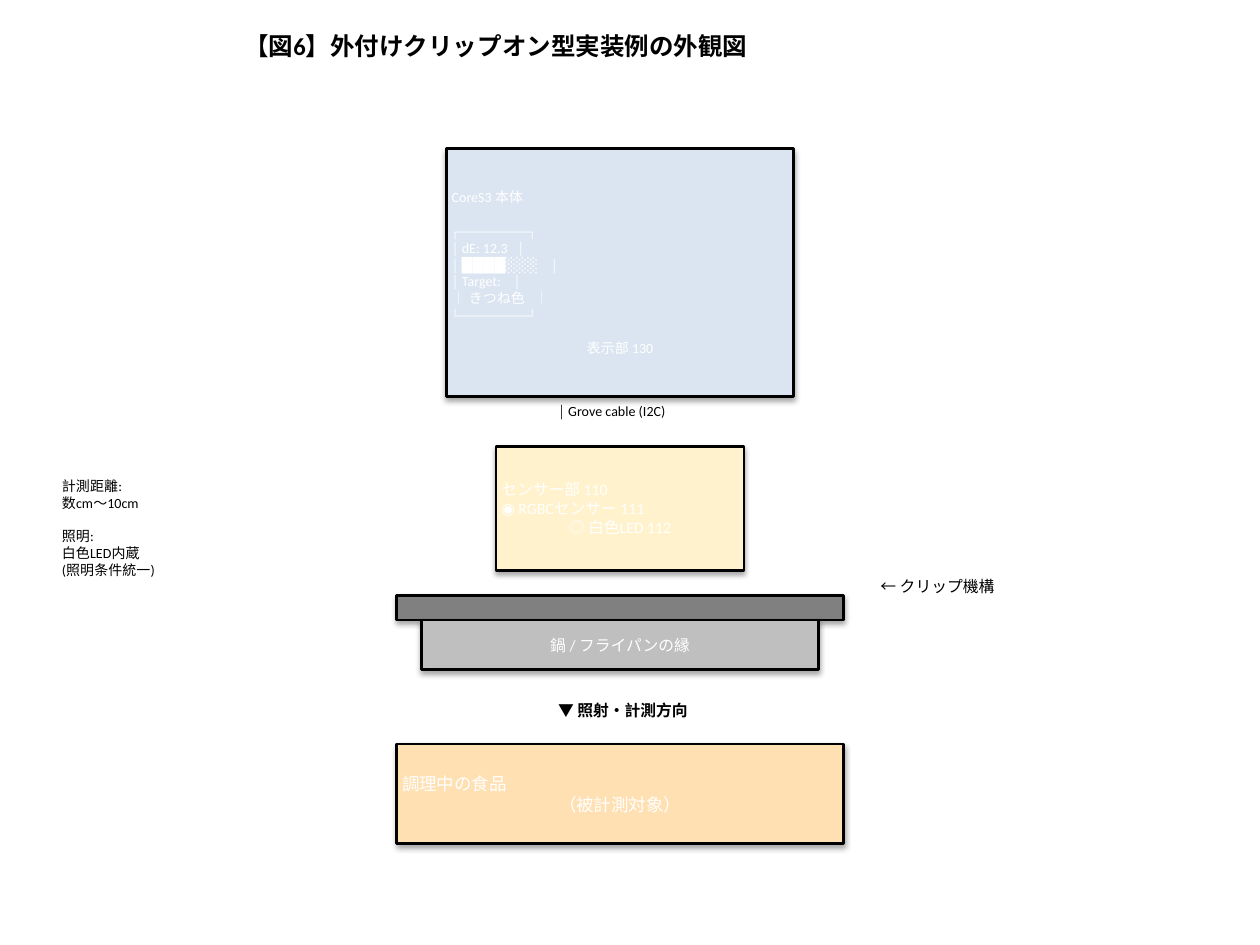
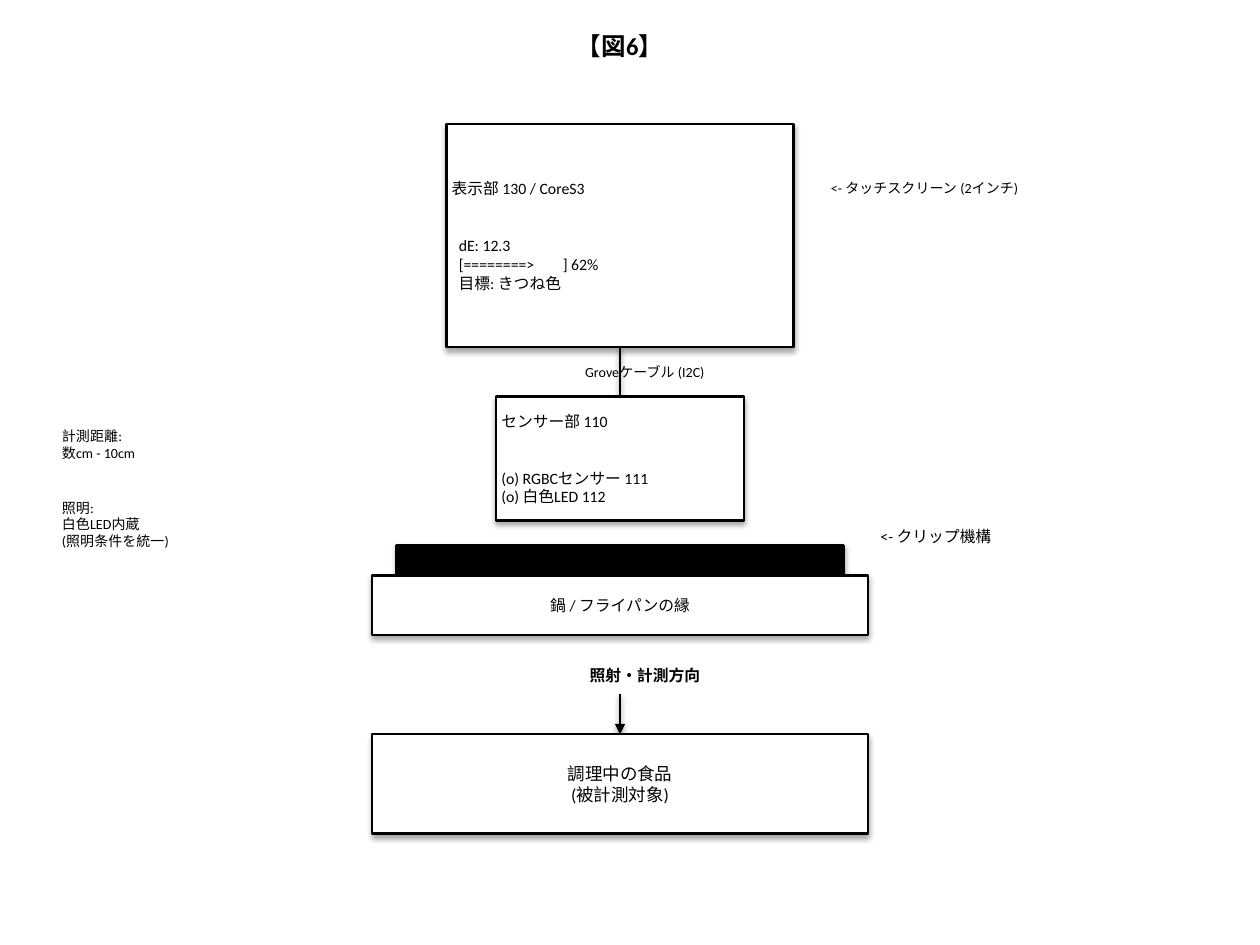
Before and after one commit to bougtoir/medical-accident-its-analysis, a slide deck: slide 6 of color_cooking_concept/filing_docs/patent_figures.pptx. Drawn at 1260x945 pixels with LibreOffice and Linux fonts; fonts in the diff are those of the drawing. Boxes give left, top, right and bottom in pixels: in the first picture for what was removed or moved away, otherwise in the second. Text is boxed around its words. In the diff, an @@ line names an element or a change of style, - is before the commit and + after.

```diff
--- a/color_cooking_concept/filing_docs/patent_figures.pptx
+++ b/color_cooking_concept/filing_docs/patent_figures.pptx
@@ text at <box>577,34,663,58</box>: text changed @@
-【図6】外付けクリップオン型実装例の外観図
+【図6】
@@ rectangle "表示部 130 / CoreS3": place and size @@
-rectangle "表示部 130 / CoreS3" at <box>446,149,794,397</box>
+rectangle "表示部 130 / CoreS3" at <box>446,123,794,346</box>
@@ rectangle "表示部 130 / CoreS3" at <box>446,123,794,346</box>: fill #DBE5F1 to #FFFFFF @@
@@ text in rectangle at <box>452,180,598,291</box>: text added @@
+表示部 130 / CoreS3
+dE: 12.3
+[========> ] 62%
+目標: きつね色
@@ text added at <box>845,181,1018,195</box>, 8 pt, text #000000 @@
+<- タッチスクリーン (2インチ)
@@ line added from (620, 348) to (620, 397), #000000 1.5 pt @@
@@ text at <box>585,365,705,381</box>: text changed @@
-│ Grove cable (I2C)
+Groveケーブル (I2C)
@@ rectangle "センサー部 110": place and size @@
-rectangle "センサー部 110" at <box>496,446,745,570</box>
+rectangle "センサー部 110" at <box>496,397,745,520</box>
@@ rectangle "センサー部 110" at <box>496,397,745,520</box>: fill #FFF2CC to #FFFFFF @@
@@ text in rectangle at <box>501,414,648,504</box>: text changed; text colour #FFFFFF to #000000 @@
-センサー部 110
-◉ RGBCセンサー 111
-◎ 白色LED 112
+センサー部 110
+(o) RGBCセンサー 111
+(o) 白色LED 112
@@ text at <box>62,429,169,548</box>: text changed @@
-計測距離:
-数cm〜10cm
-照明:
-白色LED内蔵
-(照明条件統一)
+計測距離:
+数cm - 10cm
+照明:
+白色LED内蔵
+(照明条件を統一)
@@ text at <box>897,528,992,544</box>: text changed @@
-← クリップ機構
+<- クリップ機構
@@ rectangle: place and size @@
-rectangle at <box>397,595,843,620</box>
+rectangle at <box>397,546,843,576</box>
@@ rectangle at <box>397,546,843,576</box>: fill #808080 to #000000 @@
@@ rectangle "鍋 / フライパンの縁": place and size @@
-rectangle "鍋 / フライパンの縁" at <box>422,620,819,669</box>
+rectangle "鍋 / フライパンの縁" at <box>372,576,868,635</box>
@@ rectangle "鍋 / フライパンの縁" at <box>372,576,868,635</box>: text colour #FFFFFF to #000000; fill #BFBFBF to #FFFFFF @@
@@ text at <box>590,667,700,683</box>: text changed @@
-▼ 照射・計測方向
+照射・計測方向
@@ arrow added from (620, 694) to (620, 735), #000000 1.5 pt @@
@@ rectangle added at <box>372,735,868,834</box>, fill #FFFFFF, outline #000000 1.5 pt, 10 pt, text #000000 @@
+調理中の食品
+(被計測対象)
@@ rectangle removed at <box>397,745,843,844</box> @@
```
Also in this commit, not shown: 6 other slides changed, 1 other file.
